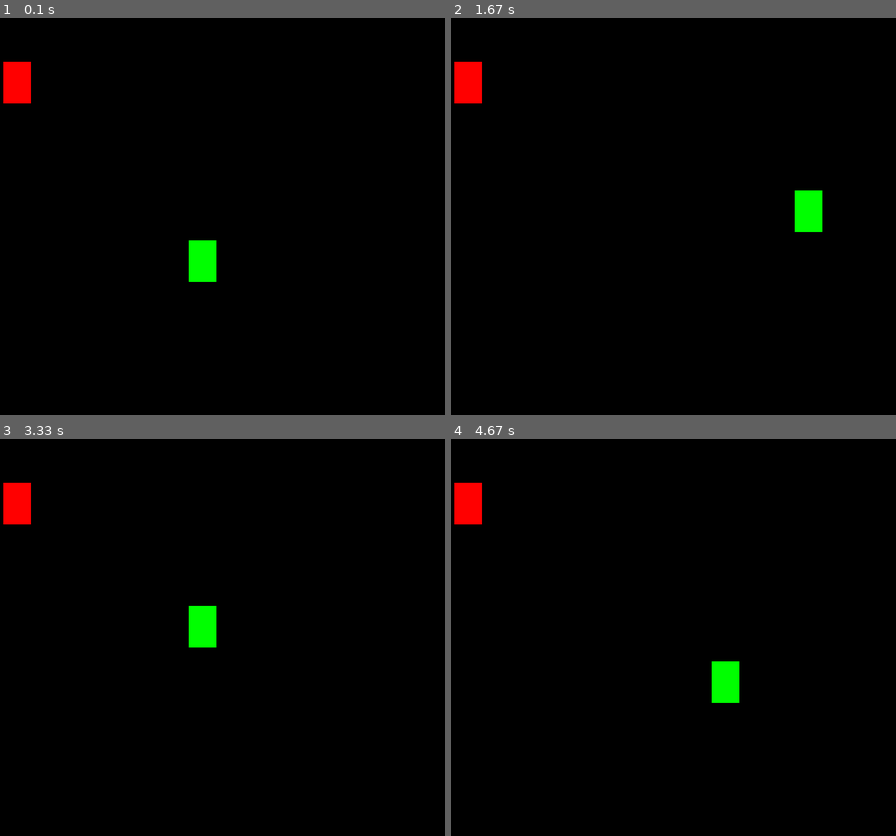
Above: before the commit, frames 1-4 (two rows, left to right).
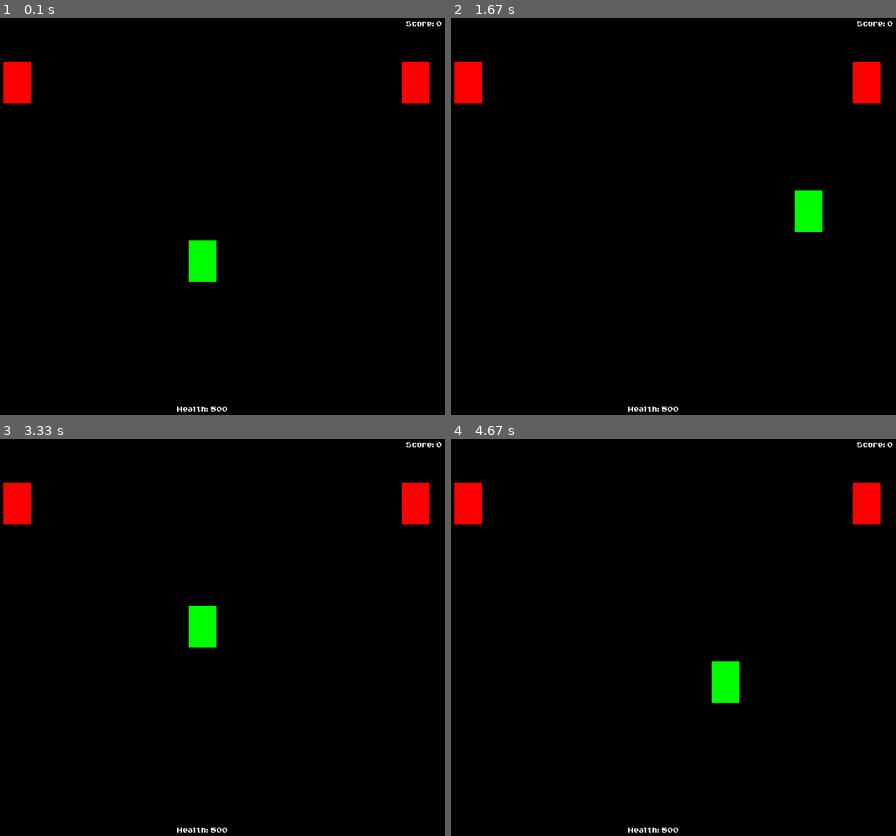
Above: after the commit, the same moments.

Repository: Errox/DickButt
Game: pygame game, started from SpaceBound/SpaceBound.py
Two runs of this game, one before a commit and one after it. Both use one fixed random seed, a clock stepped at 60 frames per second and the inputs below.
Inputs:
- Up to frame 1 (0.1 s): no input
- Up to frame 2 (1.67 s): hold D 0.33-0.8 s; hold W 0.83-1.13 s; hold D 1.17-1.63 s
- Up to frame 3 (3.33 s): hold A 1.67-2.2 s; hold S 2.23-2.53 s; hold A 2.57-2.97 s; hold W from 3 s (still down)
- Up to frame 4 (4.67 s): release W at 3.37 s; hold D 3.4-4.03 s; hold S 4.07-4.43 s; hold A from 4.47 s (still down)

The runs differ from the first frame. In frame 1, 0.8% of the frame differs, in the area x 39-100%, y 0-100%; in frame 2, 0.8%; in frame 3, 0.8%; in frame 4, 0.8%.

Commit message:
Finished encounter & Scoring thing
The encounter now works, and with multiple enemies. Scoring is based on number of kills.

Diff:
--- a/SpaceBound/SpaceBound.py
+++ b/SpaceBound/SpaceBound.py
@@ -1,23 +1,27 @@
+#   imports!
 import pygame
 import time
+import random
 from  pygame.locals import *
-
 pygame.init()
+
+#   things!
 FPS = 30
 display_width = 900
 display_height = 900
 clock = pygame.time.Clock()
 gameDisplay = pygame.display.set_mode((display_width, display_height))
 pygame.display.set_caption('SpaceBound')
-    #Colours!
+
+#   Colours!
 black = (0,0,0)
 white = (255,255,255)
 red = (255, 0, 0)
 green = (0,255,0)
 grey = (100,100,100)
 
-#Classes!
-class SBMainCharacter(object): #It's you!
+#   Classes!
+class SBMainCharacter(object):
     def __init__(self,health,attack,x,y,w,h):
         self.health = health
         self.attack = attack
@@ -25,25 +29,20 @@
         self.y = y
         self.w = w
         self.h = h
+        self.kills = 0
+        self.count = 0
+
     def draw_char(self):
         pygame.draw.rect(gameDisplay, green, [self.x,self.y,self.w,self.h])
 
-class SBenemy(object): #It's an enemy!
-    def __init__(self, health, attack, x, y, w, h): #Add speed & movement
-        self.health = health
-        self.attack = attack
-        self.x = x
-        self.y = y
-        self.w = w
-        self.h = h
-
-    def draw_enemy(self): #draw that enemy
-        pygame.draw.rect(gameDisplay, red, [self.x,self.y,self.w,self.h]) #add sprite
-
-    def attacked(self):
-        self.health =- SBMainChar.attack
-
-class SBEncounterTextBox(object):#All the text
+    def scoring(self):
+        scores = 100 * self.kills
+    #   Endscore time added bonus: 10000000/(1000 + county)
+        return scores
+
+SBMainChar = SBMainCharacter(500, 50, ((display_width - 50) * 0.5), ((display_height - 75) * 0.5), 50, 75)
+
+class SBEncounterTextBox(object):
     def __init__(self, x, y, w, h, text):
         self.x = x
         self.y = y
@@ -62,72 +61,129 @@
     def addbox(self):
         pygame.draw.rect(gameDisplay, grey, [self.x, self.y, self.w, self.h])
 
+
     def bigmessage_display(self):
+        Encounterstart = False
         font = pygame.font.Font('../resource/fonts/ka1.ttf', 65)
         TextSurf = font.render(self.text, True, white)
         text_rect = TextSurf.get_rect()
         text_rect.center = ((display_width * 0.5), (display_height * 0.5))
         gameDisplay.blit(TextSurf, text_rect)
 
-#Things from the classes
-SBMainChar = SBMainCharacter(500, 50, ((display_width - 50) * 0.5), ((display_height - 75) * 0.5), 50, 75)
-SBenemy1 = SBenemy(100, 10, 90, 90, 50, 75)
 SBEncountertext = SBEncounterTextBox(0,0,700,100,"Encounter!")
-SBFight = SBEncounterTextBox(675,600,110,30,"Fight")
-SBMoves = SBEncounterTextBox(675,650,110,30,"Special Moves")
-SBItems = SBEncounterTextBox(675,700,110,30,"Items")
-SBRun = SBEncounterTextBox(675,750,110,30,"Run")
-CharacterHealth = SBEncounterTextBox(425,700,50,30, "Health: %s"%(SBMainChar.health))
-EnemyHealth = SBEncounterTextBox(425,10,50,30,"Health: %s"%(SBenemy1.health)) #Has to work on all enemies, not just enemy1
-
-
-def SBEncounter(): #The actual encounter
-    SBEncountertext.bigmessage_display() #Add encounter! Text. Has to disappear
-        #Add boxes around the text
-    SBFight.addbox()
-    SBMoves.addbox()
-    SBItems.addbox()
-    SBRun.addbox()
-        #Add text
-    SBFight.EncounterText()
-    SBMoves.EncounterText()
-    SBItems.EncounterText()
-    SBRun.EncounterText()
-    CharacterHealth.EncounterText()
-    EnemyHealth.EncounterText()
-    if SBenemy1.health <= 0:
-        SBEncountering = False
-    if SBMainChar.health <= 0:
-        SpaceBound_Exit = True
-
+SBFight = SBEncounterTextBox(675,500,110,30,"    Fight    ")
+SBMoves = SBEncounterTextBox(675,550,110,30,"Special Moves")
+SBItems = SBEncounterTextBox(675,600,110,30,"    Items    ")
+SBRun = SBEncounterTextBox(675,650,110,30,  "     Run     ")
+
+class SBenemy(object):
+    def __init__(self, health, attack, x, y, w, h, alive): #Gotta add speed & movement
+        self.health = health
+        self.attack = attack
+        self.x = x
+        self.y = y
+        self.w = w
+        self.h = h
+        self.alive = alive
+        self.timer = 0
+        self.Your_Turn = True
+        self.SBEncountering = False
+
+    def draw_enemy(self):
+        if self.alive == True:
+            pygame.draw.rect(gameDisplay, red, [self.x,self.y,self.w,self.h])
+
+    def Encounter(self):
+    #           Collision
+        if SBMainChar.x > self.x and SBMainChar.x < self.x + self.w or SBMainChar.x + SBMainChar.w > self.x and SBMainChar.x + SBMainChar.w < self.x + self.w:
+            if SBMainChar.y > self.y and SBMainChar.y < self.y + self.h or SBMainChar.y + SBMainChar.h > self.y and SBMainChar.y + SBMainChar.h < self.y + self.h:
+                if self.timer <= FPS:
+                    SBEncountertext.bigmessage_display()
+                    self.timer += 1
+                    self.SBEncountering = True
+                if self.timer >= FPS:
+                    if self.SBEncountering == True:
+                        (SBEncounterTextBox(425,10,50,30,"Enemy Health: " + str(self.health))).EncounterText()
+    #                       When does the combat end
+                        if self.health <= 0:
+                            self.SBEncountering = False
+                            self.timer = 0
+                        if SBMainChar.health <= 0:
+                            SpaceBound_Exit = True
+    #                       Your turn
+                        if self.Your_Turn == True:
+                            SBFight.addbox()
+                            SBMoves.addbox()
+                            SBItems.addbox()
+                            SBRun.addbox()
+                            SBFight.EncounterText()
+                            SBMoves.EncounterText()
+                            SBItems.EncounterText()
+                            SBRun.EncounterText()
+
+                            if SBFight.EncounterText().collidepoint(pygame.mouse.get_pos()) and pygame.mouse.get_pressed()[0]:
+                                self.attacked()
+                                print("You attacked!")
+                                self.Your_Turn = False
+                                if not self.alive:
+                                    self.SBEncountering = False
+                                    SBMainChar.kills += 1
+                            if SBMoves.EncounterText().collidepoint(pygame.mouse.get_pos()) and pygame.mouse.get_pressed()[0]:
+                                print("WIP")
+                                self.Your_Turn = False
+                            if SBItems.EncounterText().collidepoint(pygame.mouse.get_pos()) and pygame.mouse.get_pressed()[0]:
+                                print("WIP")
+                                self.Your_Turn = False
+                            if SBRun.EncounterText().collidepoint(pygame.mouse.get_pos()) and pygame.mouse.get_pressed()[0]:
+                                if random.randint(0,100) < 75:
+                                    self.SBEncountering = False
+                                    self.timer = 0
+                                    print("Escape succesfull")
+                                else:
+                                    print("Escape unsuccesfull")
+                                self.Your_Turn = False
+    #                            Enemy's turn
+                        if not self.Your_Turn:
+                            time.sleep(1)
+                            self.attacking()
+                            print("Enemy attacked!")
+                            self.Your_Turn = True
+
+    def attacked(self):
+        self.health = self.health - SBMainChar.attack
+        if self.health <= 0:
+            self.die()
+
+    def attacking(self):
+        SBMainChar.health = SBMainChar.health - self.attack
+
+    def die(self):
+        self.alive = False
+
+    def Encountering(self):
+        return self.SBEncountering
+
+SBenemy1 = SBenemy(100, 10, 90, 90, 50, 75, True)
+SBenemy2 = SBenemy(150, 15, 810, 90, 50, 75, True)
 
 def SBgame_loop():
-    SBEncountering = False #Not in an encounter
-    SpaceBound_Exit = False #The game is aliiiiive
+
+    SpaceBound_Exit = False
+    timer2 = 0
 
     while not SpaceBound_Exit:
-        pygame.event.pump()#Get them events
-        if pygame.event.peek(pygame.QUIT): #Window is clicked away
-                SpaceBound_Exit = True #Game is dead. You killed it.
-        #While in an encounter
-        if SBEncountering:
-                #Click the buttons
-            if SBFight.EncounterText().collidepoint(pygame.mouse.get_pos()) and pygame.mouse.get_pressed()[0]:
-                print("clicked FIGHT")
-                SBenemy1.attacked()
-                time.sleep(1)
-            if SBMoves.EncounterText().collidepoint(pygame.mouse.get_pos()) and pygame.mouse.get_pressed()[0]:
-                print("clicked MOVES")
-                time.sleep(1)
-            if SBItems.EncounterText().collidepoint(pygame.mouse.get_pos()) and pygame.mouse.get_pressed()[0]:
-                print("clicked ITEMS")
-                time.sleep(1)
-            if SBRun.EncounterText().collidepoint(pygame.mouse.get_pos()) and pygame.mouse.get_pressed()[0]:
-                print("clicked RUN")
-                time.sleep(1)
-
-        #while in the overworld
-        if not SBEncountering:
+        CharacterHealth = SBEncounterTextBox(425,700,50,30, "Health: " + str(SBMainChar.health))
+        Score = SBEncounterTextBox(800,5,100,30,"Score: " + str(int(SBMainChar.scoring())))
+
+        pygame.event.pump()
+        if pygame.event.peek(pygame.QUIT):
+                SpaceBound_Exit = True
+
+#           while in the overworld
+
+        SBenemy1.Encountering()
+        SBenemy2.Encountering()
+        if not SBenemy1.Encountering()and not SBenemy2.Encountering():
             if pygame.key.get_pressed()[pygame.K_a]:
                 SBleft = -10 #To the left
                 if SBMainChar.x < 0:
@@ -149,21 +205,22 @@
                     SBdown = 0
                 SBMainChar.y += SBdown
 
-
-
+#       Create the world
         gameDisplay.fill(black) #gives the background a colour
+        Score.EncounterText()
         SBMainChar.draw_char()
+#       Draw the enemies
         SBenemy1.draw_enemy()
-                #Collision! Could probably use some work --> Needs to work on any enemy, not just enemy1
-                    #Checks  the X coords for enemy1
-        if SBMainChar.x > SBenemy1.x and SBMainChar.x < SBenemy1.x + SBenemy1.w or SBMainChar.x + SBMainChar.w > SBenemy1.x and SBMainChar.x + SBMainChar.w < SBenemy1.x + SBenemy1.w:
-                    #Checks the y coords
-            if SBMainChar.y > SBenemy1.y and SBMainChar.y < SBenemy1.y + SBenemy1.h or SBMainChar.y + SBMainChar.h > SBenemy1.y and SBMainChar.y + SBMainChar.h < SBenemy1.y + SBenemy1.h:
-                SBEncountering = True
-                SBEncounter()    #runs the encounter
-
+        SBenemy2.draw_enemy()
+        CharacterHealth.EncounterText()
+
+        SBenemy1.Encounter()
+        SBenemy2.Encounter()
+
+        SBMainChar.count += 1
         pygame.display.update()
-        clock.tick(FPS)#Actually use the FPS
+        clock.tick(FPS)
+    # end of while loop
 
 SBgame_loop()#Actually run the game
 pygame.quit()
